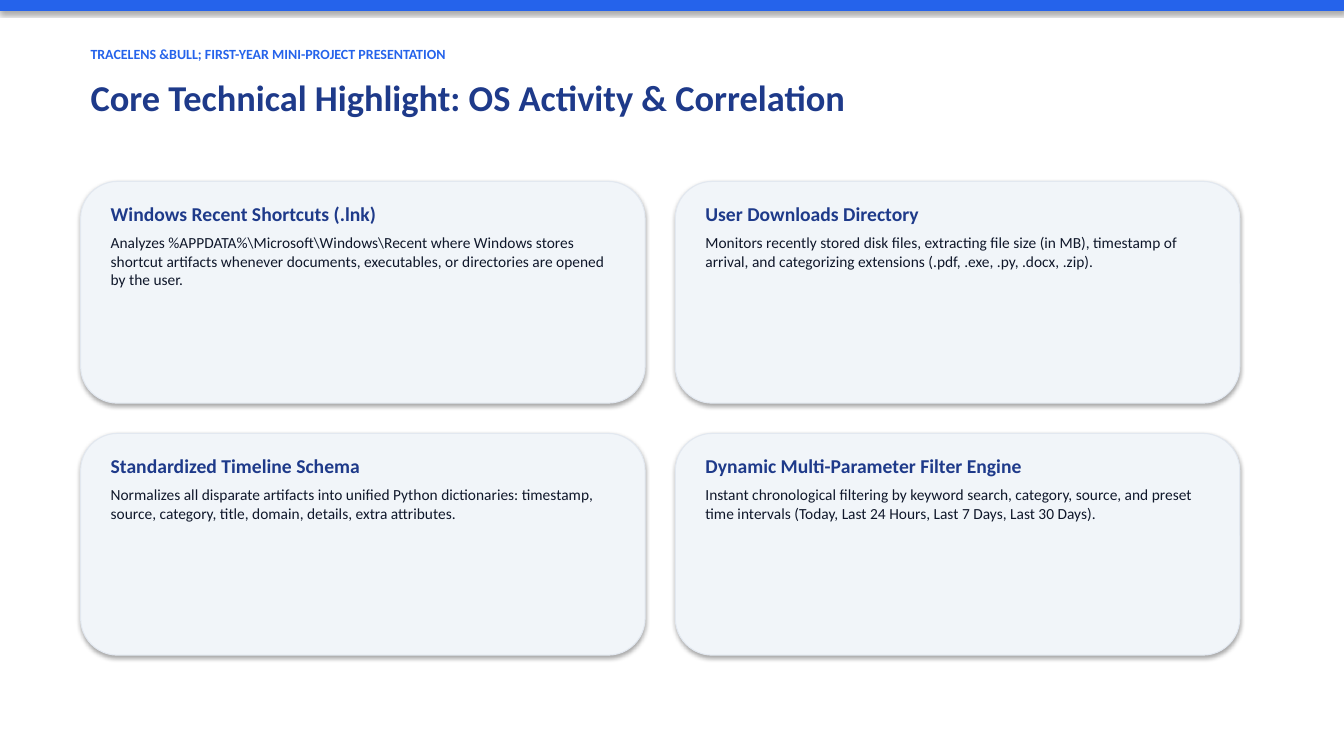
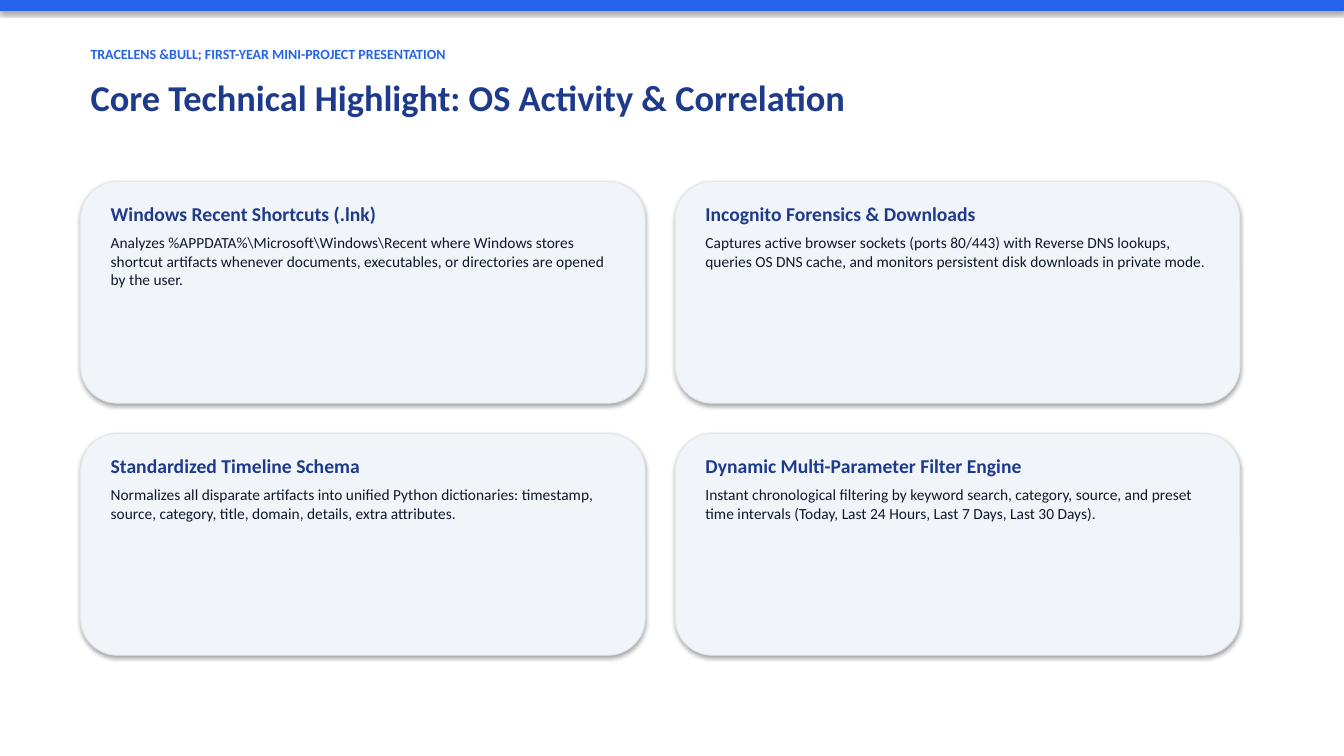
Before and after one commit to 1272261851t-afk/TraceLens, a slide deck: slide 6 of TraceLens_Presentation.pptx. Drawn at 1344x756 pixels with LibreOffice and Linux fonts; fonts in the diff are those of the drawing. Boxes give left, top, right and bottom in pixels: in the first picture for what was removed or moved away, otherwise in the second. Text is boxed around its words. In the diff, an @@ line names an element or a change of style, - is before the commit and + after.

Commit message:
feat(incognito): Multi-vector live private browsing forensic detection and methodology guide
Implemented real-time OS kernel socket enumeration (TCP/UDP ports 80/443) mapped to browser PIDs,
Reverse DNS resolution, OS DNS resolver cache extraction, and persistent download residue detection.
Added interactive Incognito Forensics Methodology guide modal in GUI and updated academic documentation.

```diff
--- a/TraceLens_Presentation.pptx
+++ b/TraceLens_Presentation.pptx
@@ text at [705, 207, 1205, 270]: text changed @@
-User Downloads Directory
-Monitors recently stored disk files, extracting file size (in MB), timestamp of arrival, and categorizing extensions (.pdf, .exe, .py, .docx, .zip).
+Incognito Forensics & Downloads
+Captures active browser sockets (ports 80/443) with Reverse DNS lookups, queries OS DNS cache, and monitors persistent disk downloads in private mode.
```
Also in this commit, not shown: 14 other files.
